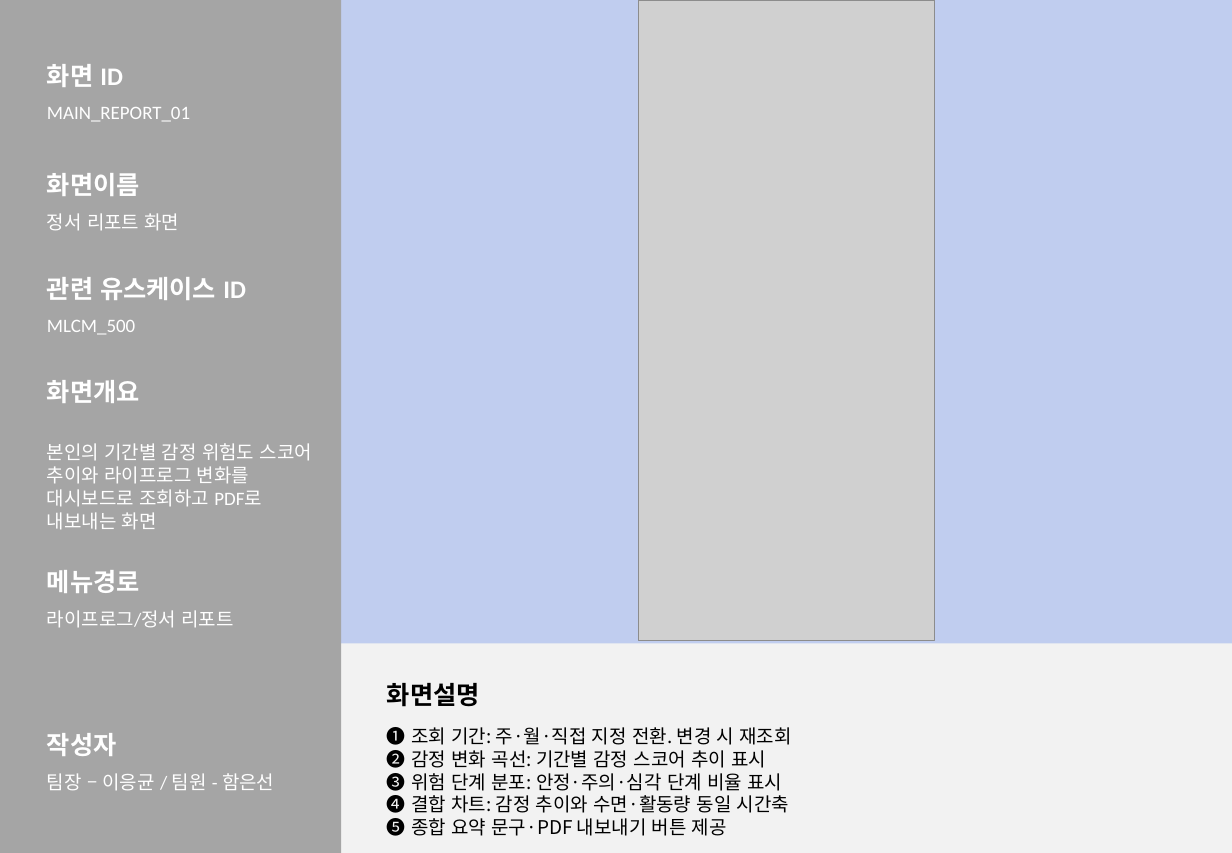
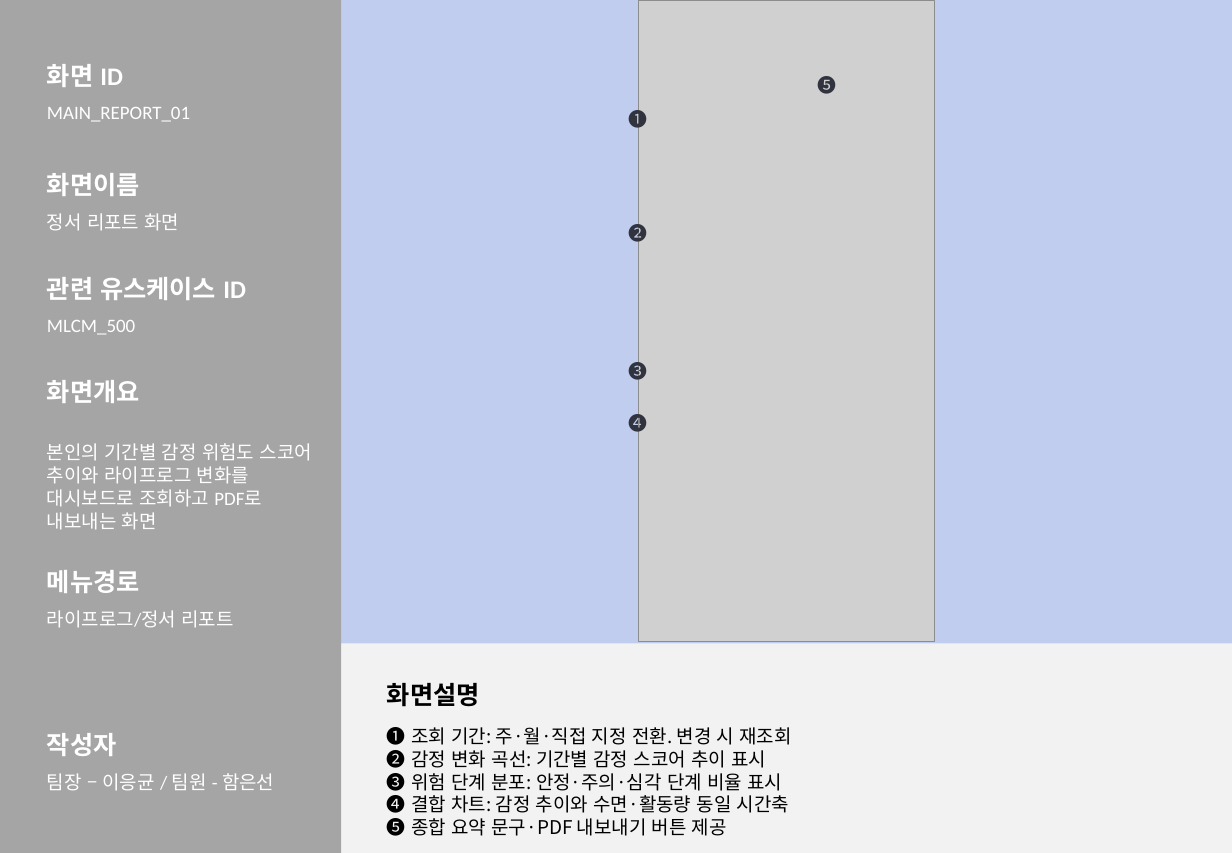
Before and after one commit to 2026-SMHRD-KDT-HealthCare-5/lisn, a slide deck: slide 16 of documents/화면설계서_귀기울임.pptx. Drawn at 1232x853 pixels with LibreOffice and Linux fonts; fonts in the diff are those of the drawing; grey boxes stand for pictures. Boxes give left, top, right and bottom in pixels: in the first picture for what was removed or moved away, otherwise in the second. Text is boxed around its words. In the diff, an @@ line names an element or a change of style, - is before the commit and + after.

```diff
--- a/documents/화면설계서_귀기울임.pptx
+++ b/documents/화면설계서_귀기울임.pptx
@@ text added at [817, 76, 836, 94], 12 pt, text #31333F @@
+❺
@@ text added at [629, 106, 648, 131], 12 pt, text #31333F @@
+❶
@@ text added at [629, 221, 648, 246], 12 pt, text #31333F @@
+❷
@@ text added at [629, 358, 648, 383], 12 pt, text #31333F @@
+❸
@@ text added at [629, 411, 648, 436], 12 pt, text #31333F @@
+❹
```
Also in this commit, not shown: 15 other slides changed, 3 other files.
